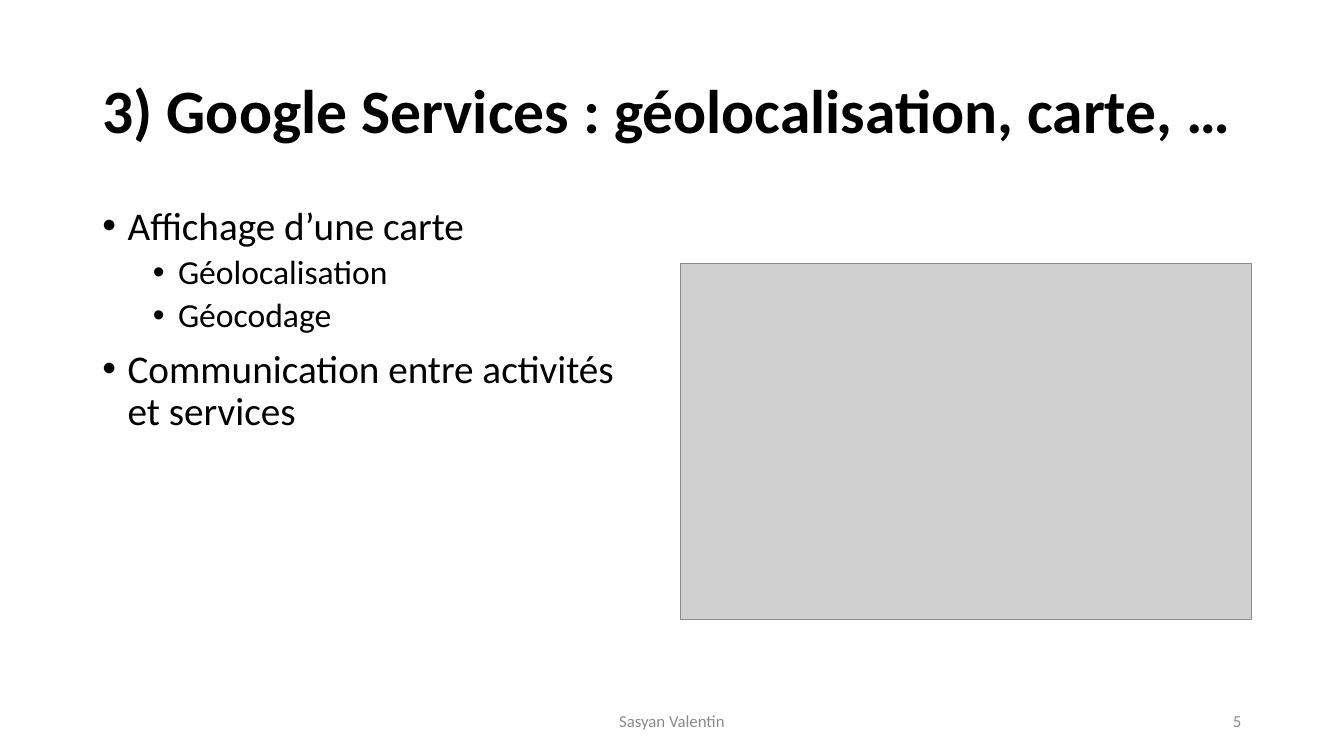
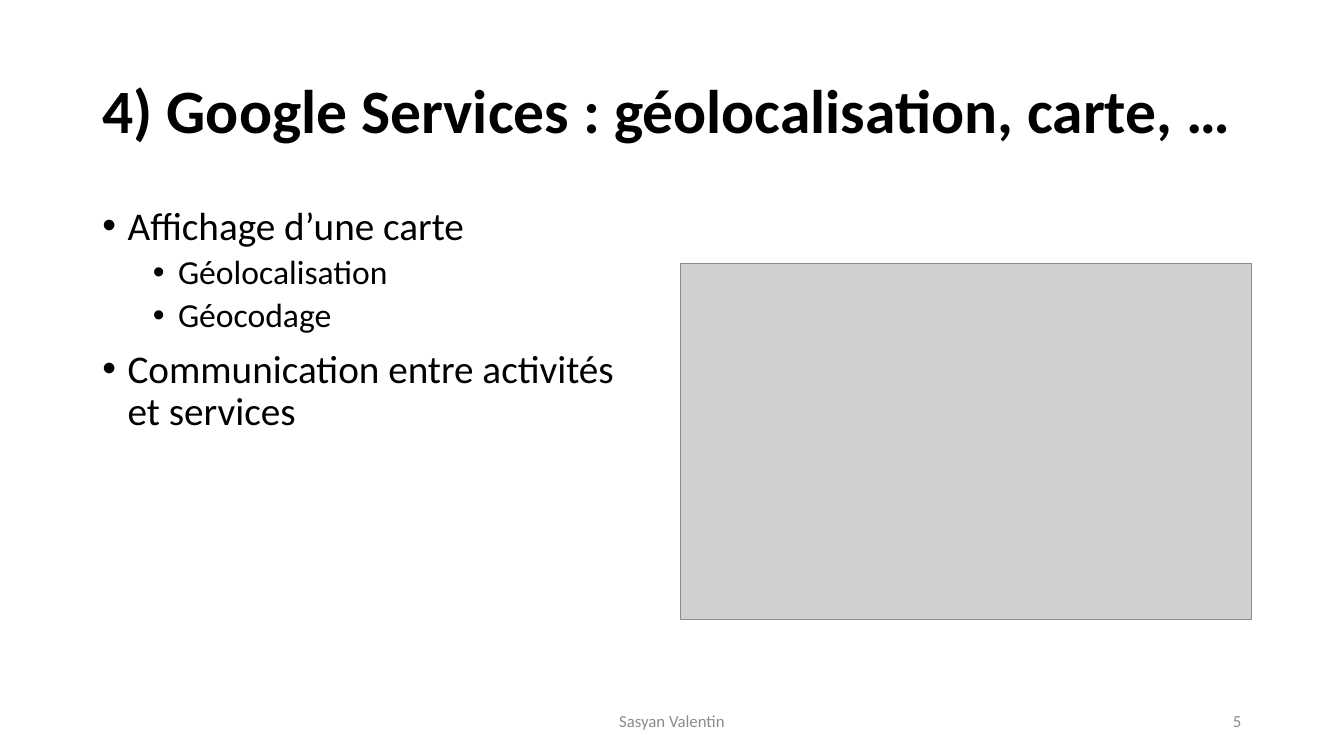
Before and after one commit to VSasyan/AndroidENSG, a slide deck: slide 5 of plan_du_cours.pptx. Drawn at 1344x756 pixels with LibreOffice and Linux fonts; fonts in the diff are those of the drawing; grey boxes stand for pictures. Boxes give left, top, right and bottom in pixels: in the first picture for what was removed or moved away, otherwise in the second. Text is boxed around its words. In the diff, an @@ line names an element or a change of style, - is before the commit and + after.

```diff
--- a/plan_du_cours.pptx
+++ b/plan_du_cours.pptx
@@ title at [102, 87, 1172, 144]: text changed @@
-3) Google Services : géolocalisation, carte, …
+4) Google Services : géolocalisation, carte, …
```
Also in this commit, not shown: 6 other slides changed, 31 other files.
